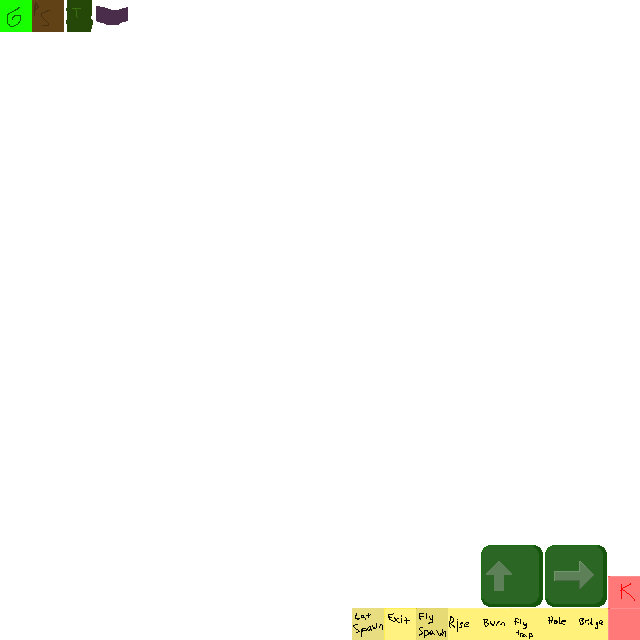
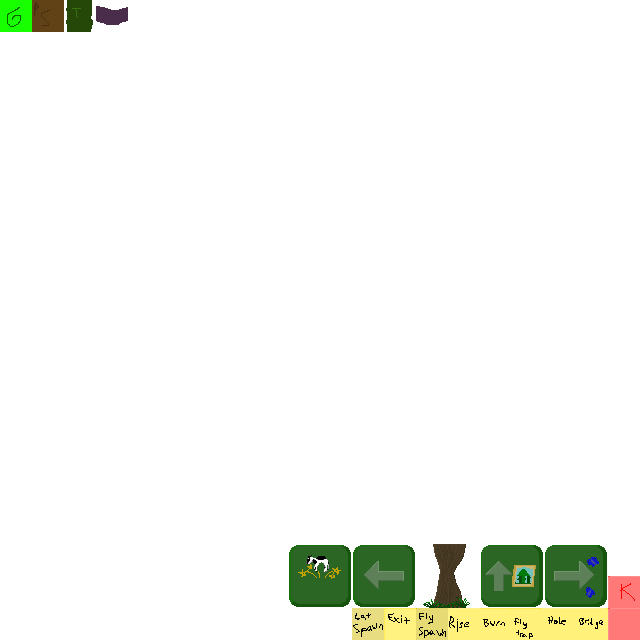
Before/after of a w=640, h=640 layered artwork. What changed in the layer stack:
painted on "Background" over [289, 544, 599, 609]
